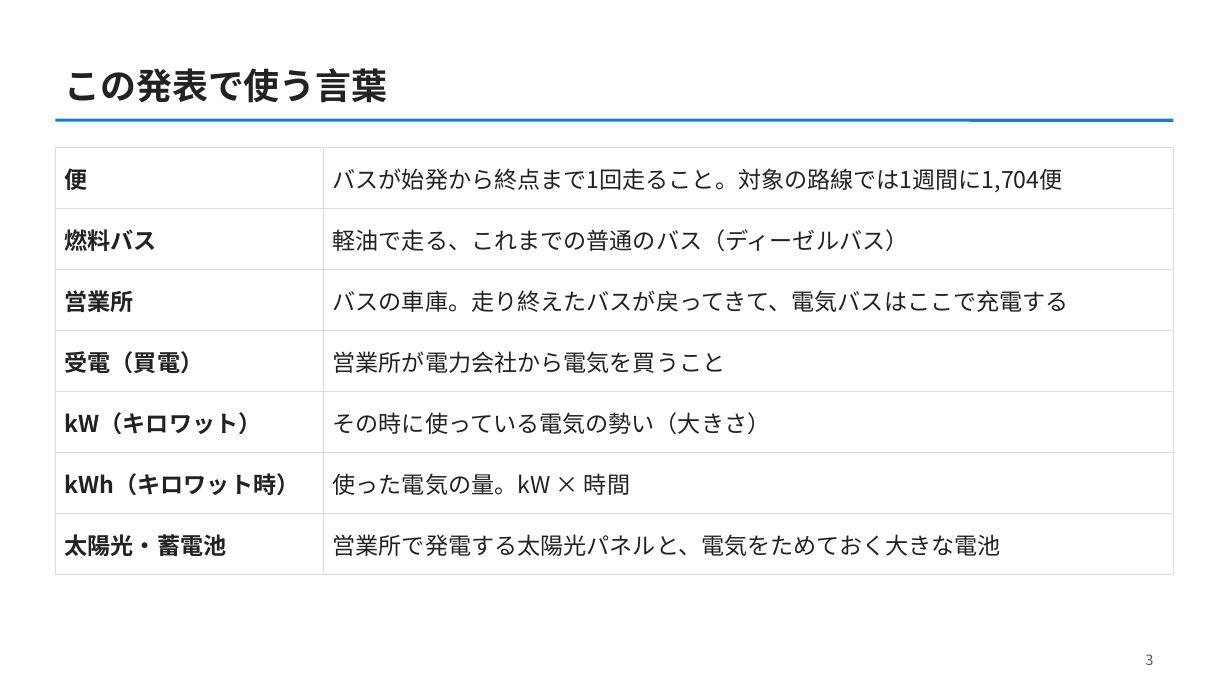
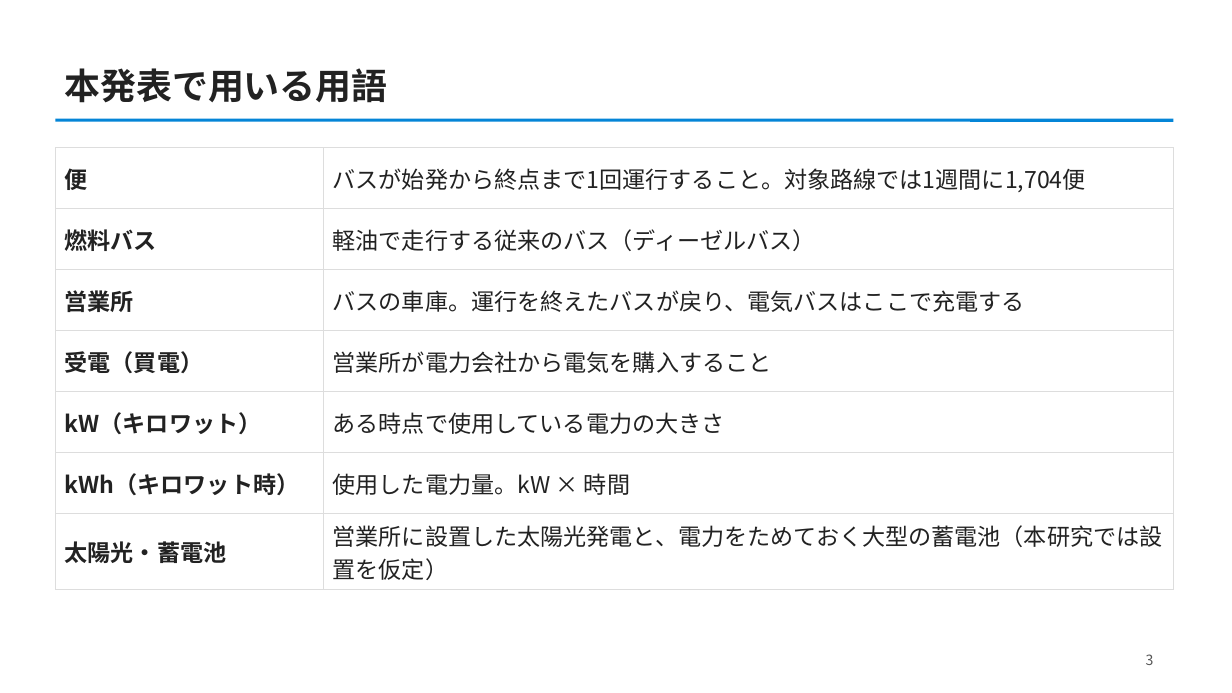
Before and after one commit to CYLIU2003/master-course, a slide deck: slide 3 of outcome/2026-10-22_lab_progress/lab_progress_20261022.pptx. Drawn at 1232x693 pixels with LibreOffice and Linux fonts; fonts in the diff are those of the drawing. Boxes give left, top, right and bottom in pixels: in the first picture for what was removed or moved away, otherwise in the second. Text is boxed around its words. In the diff, an @@ line names an element or a change of style, - is before the commit and + after.

```diff
--- a/outcome/2026-10-22_lab_progress/lab_progress_20261022.pptx
+++ b/outcome/2026-10-22_lab_progress/lab_progress_20261022.pptx
@@ title at (65, 68, 388, 103): text changed @@
-この発表で使う言葉
+本発表で用いる用語
@@ table at (55, 148, 1174, 584) @@
-row 1, column 2: バスが始発から終点まで1回走ること。対象の路線では1週間に1,704便
+row 1, column 2: バスが始発から終点まで1回運行すること。対象路線では1週間に1,704便
-row 2, column 2: 軽油で走る、これまでの普通のバス（ディーゼルバス）
+row 2, column 2: 軽油で走行する従来のバス（ディーゼルバス）
-row 3, column 2: バスの車庫。走り終えたバスが戻ってきて、電気バスはここで充電する
+row 3, column 2: バスの車庫。運行を終えたバスが戻り、電気バスはここで充電する
-row 4, column 2: 営業所が電力会社から電気を買うこと
+row 4, column 2: 営業所が電力会社から電気を購入すること
-row 5, column 2: その時に使っている電気の勢い（大きさ）
+row 5, column 2: ある時点で使用している電力の大きさ
-row 6, column 2: 使った電気の量。kW × 時間
+row 6, column 2: 使用した電力量。kW × 時間
-row 7, column 2: 営業所で発電する太陽光パネルと、電気をためておく大きな電池
+row 7, column 2: 営業所に設置した太陽光発電と、電力をためておく大型の蓄電池（本研究では設置を仮定）
```
Also in this commit, not shown: 8 other slides changed, 2 slides added, 1 slide removed, 1 other file.
